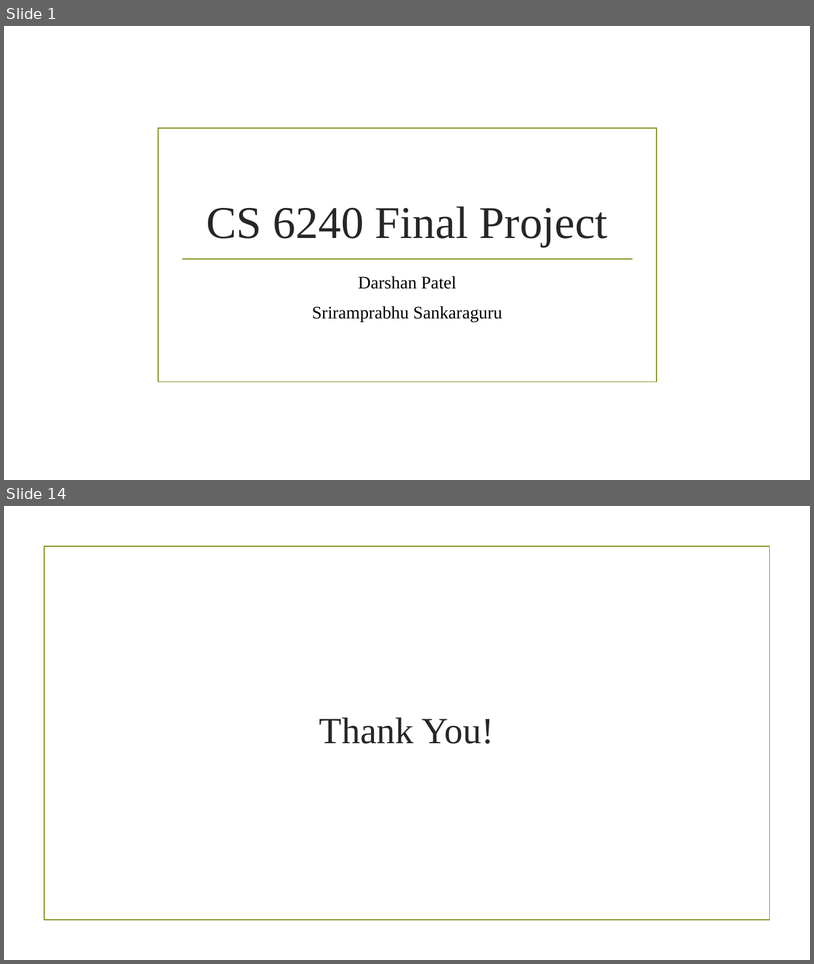
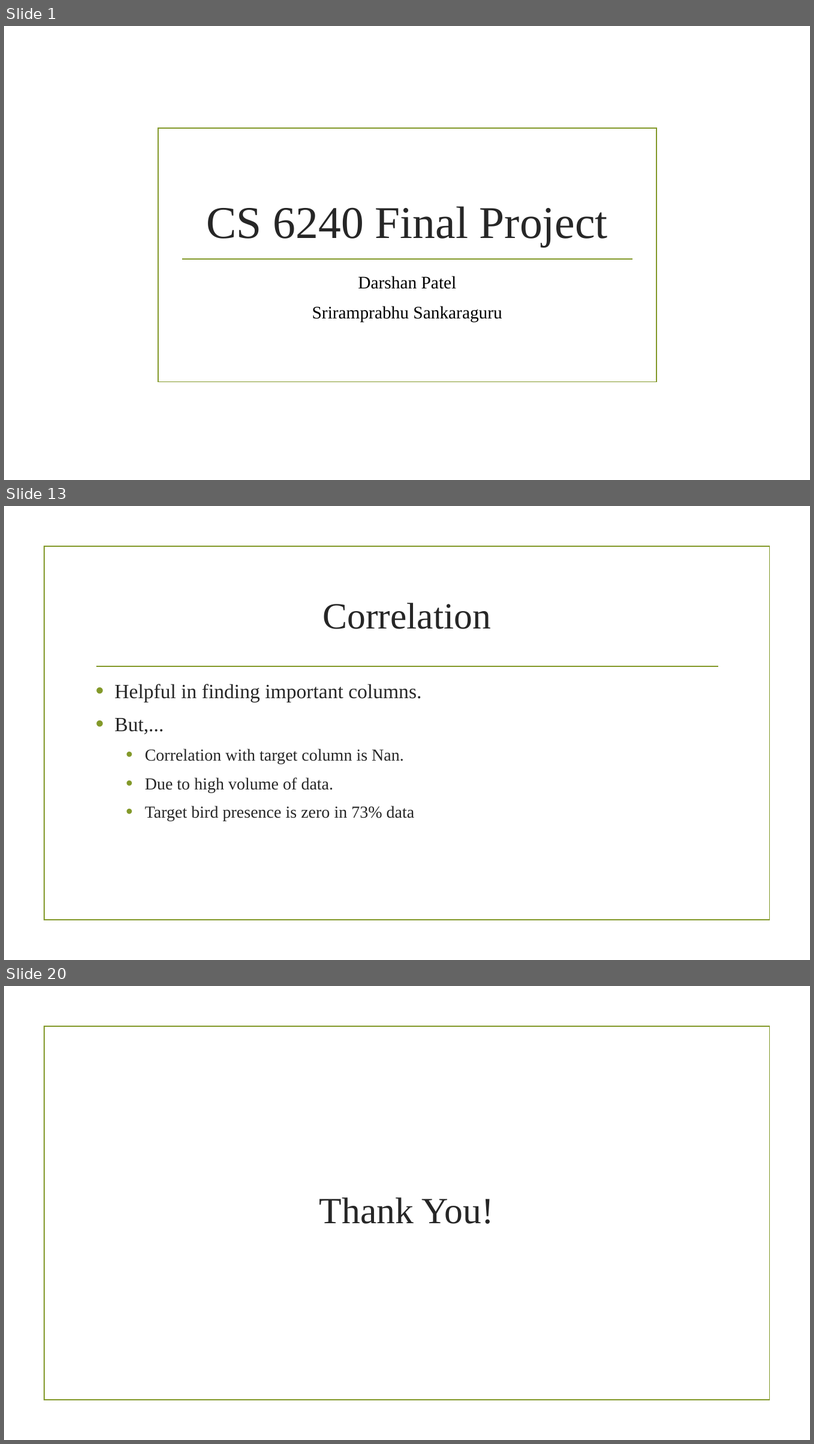
Before and after one commit to darshandpatel/eBird, a slide deck: PatelSankaraguru.pptx. Shown one above the other, each under a label of ours: slides 1 and 14 before the commit, slides 1, 13 and 20 after it; the slides between them are not shown. The pictures are 814x964 and 814x1444 pixels, drawn with LibreOffice and Linux fonts; fonts in the diff are those of the drawing; background and template pictures are left out. Boxes give left, top, right and bottom in pixels: in the first picture for what was removed or moved away, otherwise in the second. Text is boxed around its words. In the diff, an @@ line names an element or a change of style, - is before the commit and + after.

```diff
--- a/PatelSankaraguru.pptx
+++ b/PatelSankaraguru.pptx
@@ slide 13 added at bbox=[4, 506, 810, 960], background picture (left out); not listed: 1 template element that a slide beside it also shows @@
@@ title added at bbox=[323, 603, 491, 629], 44 pt, text #262626 @@
+Correlation
@@ line added from (96, 666) to (719, 666), #83992A 1.25 pt @@
@@ text added at bbox=[114, 684, 422, 821], 20 pt, text #262626 @@
+• Helpful in finding important columns.
+• But,...
+  • Correlation with target column is Nan.
+  • Due to high volume of data.
+  • Target bird presence is zero in 73% data
@@ what was slide 14 is now slide 20 @@
```
Also in this commit, not shown: 8 slides changed, 9 other slides added, 4 slides removed, 5 other files.
